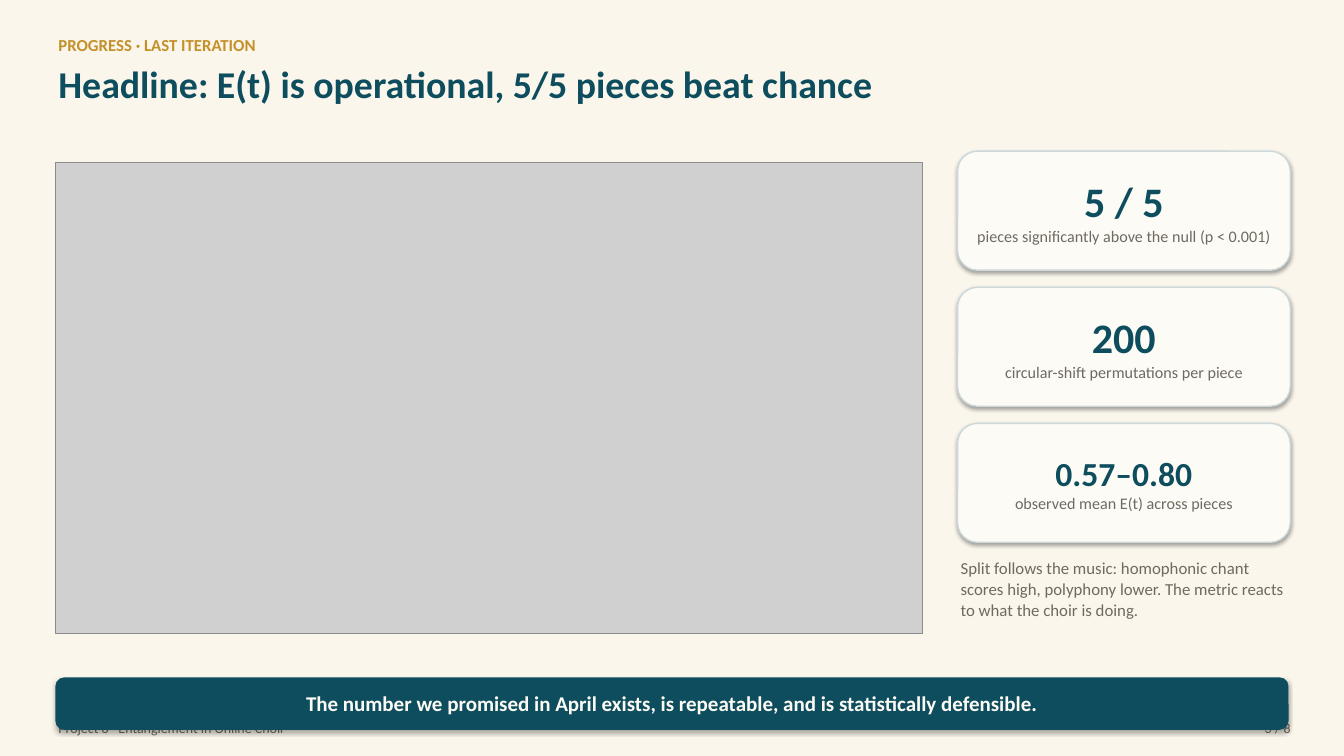
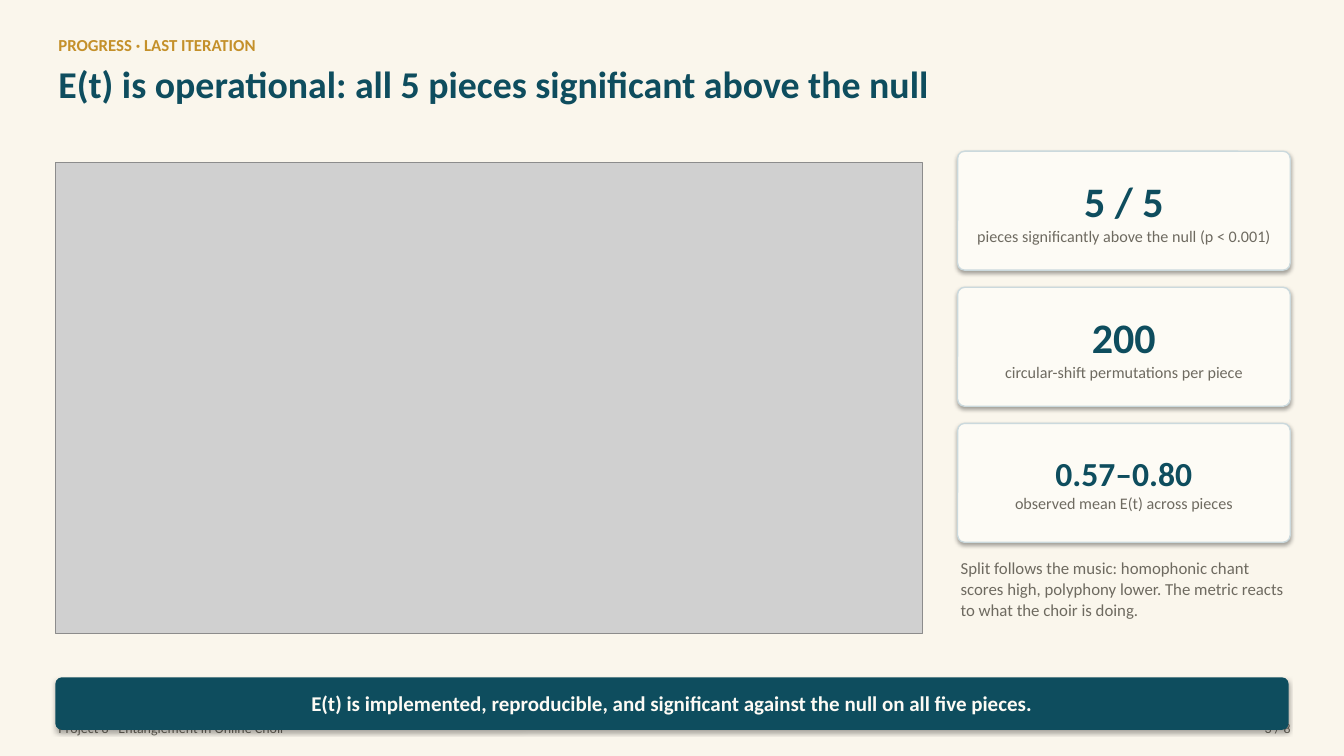
Before and after one commit to Zuraiz270/networked-choir-entanglement, a slide deck: slide 3 of output/jun11_status_meeting_iv.pptx. Drawn at 1344x756 pixels with LibreOffice and Linux fonts; fonts in the diff are those of the drawing; grey boxes stand for pictures. Boxes give left, top, right and bottom in pixels: in the first picture for what was removed or moved away, otherwise in the second. Text is boxed around its words. In the diff, an @@ line names an element or a change of style, - is before the commit and + after.

```diff
--- a/output/jun11_status_meeting_iv.pptx
+++ b/output/jun11_status_meeting_iv.pptx
@@ text at [58, 70, 928, 105]: text changed @@
-Headline: E(t) is operational, 5/5 pieces beat chance
+E(t) is operational: all 5 pieces significant above the null
@@ proportions changed in 4 elements at [958, 151, 1291, 270], [958, 287, 1291, 406], [958, 423, 1291, 542], [55, 678, 1289, 730] @@
@@ text in rounded rectangle at [311, 695, 1031, 715]: text changed @@
-The number we promised in April exists, is repeatable, and is statistically defensible.
+E(t) is implemented, reproducible, and significant against the null on all five pieces.
```
Also in this commit, not shown: 6 other slides changed, 3 other files.
